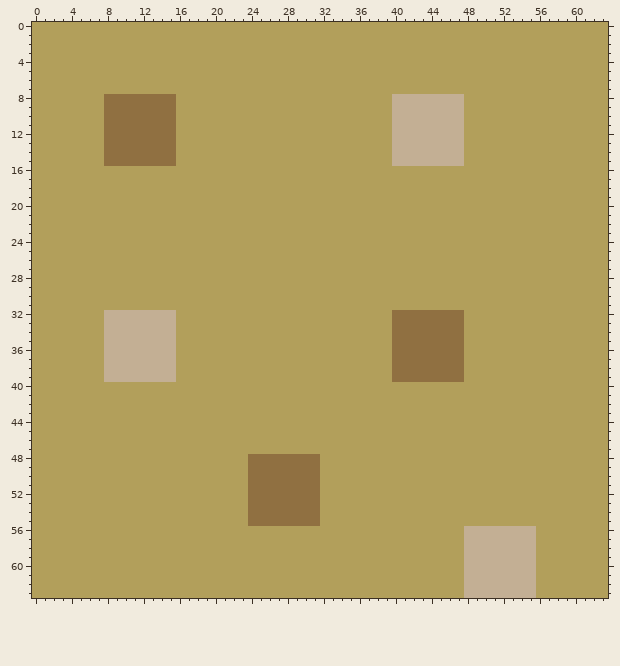
Pixel-art sprite: images/tile_J.png. This is how it looked before the edit.
The file is 64x64 pixels. Colours within 5 levels of each other are drawn and written as one.
The same view after the edit:
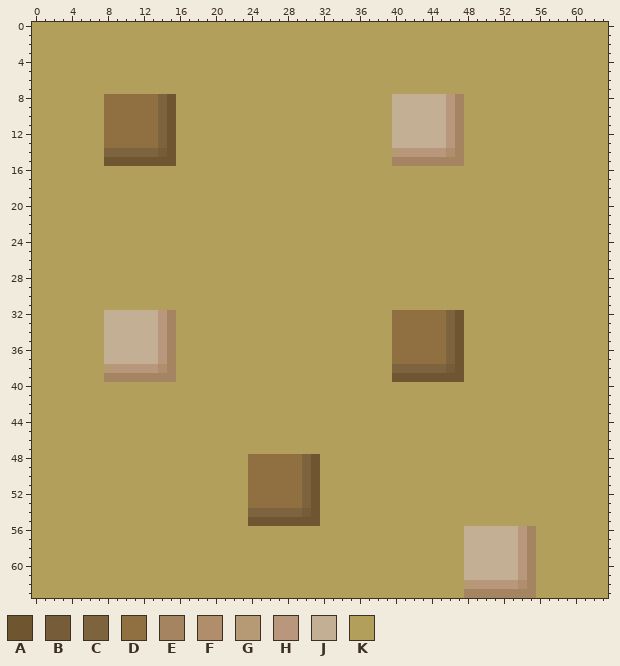
Palette (. is transparent): A #6f5530  B #765c39  C #7d633e  D #907041  E #a58461  F #b08e6b  G #b69a75  H #b9977c  J #c3af94  K #b29f5b
Diff:
The edit turns colour D into colour A in rows 8 to 14 at x 15; in row 15 at x 8 to 15; in rows 32 to 38 at x 47; in row 39 at x 40 to 47; in rows 48 to 54 at x 31; in row 55 at x 24 to 31.
The edit turns colour D into colour B in row 14 at x 14; in row 38 at x 46; in row 54 at x 30.
The edit turns colour D into colour C in rows 8 to 13 at x 14; in row 14 at x 8 to 13; in rows 32 to 37 at x 46; in row 38 at x 40 to 45; in rows 48 to 53 at x 30; in row 54 at x 24 to 29.
The edit turns colour J into colour E in rows 8 to 14 at x 47; in row 15 at x 40 to 47; in rows 32 to 38 at x 15; in row 39 at x 8 to 15; in rows 56 to 62 at x 55; in row 63 at x 48 to 55.
The edit turns colour J into colour F in row 14 at x 46; in row 38 at x 14; in row 62 at x 54.
The edit turns colour J into colour G in row 14 at x 40; in row 38 at x 8; in row 62 at x 48.
The edit turns colour J into colour H in rows 8 to 13 at x 46; in row 14 at x 41 to 45; in rows 32 to 37 at x 14; in row 38 at x 9 to 13; in rows 56 to 61 at x 54; in row 62 at x 49 to 53.
Boxes around the changes in both pictures, in picture pixels (x1, y1, x2, y2):
changed: (104, 94, 176, 166)
changed: (392, 94, 464, 166)
changed: (104, 310, 176, 382)
changed: (392, 310, 464, 382)
changed: (248, 454, 320, 526)
changed: (464, 526, 536, 598)
